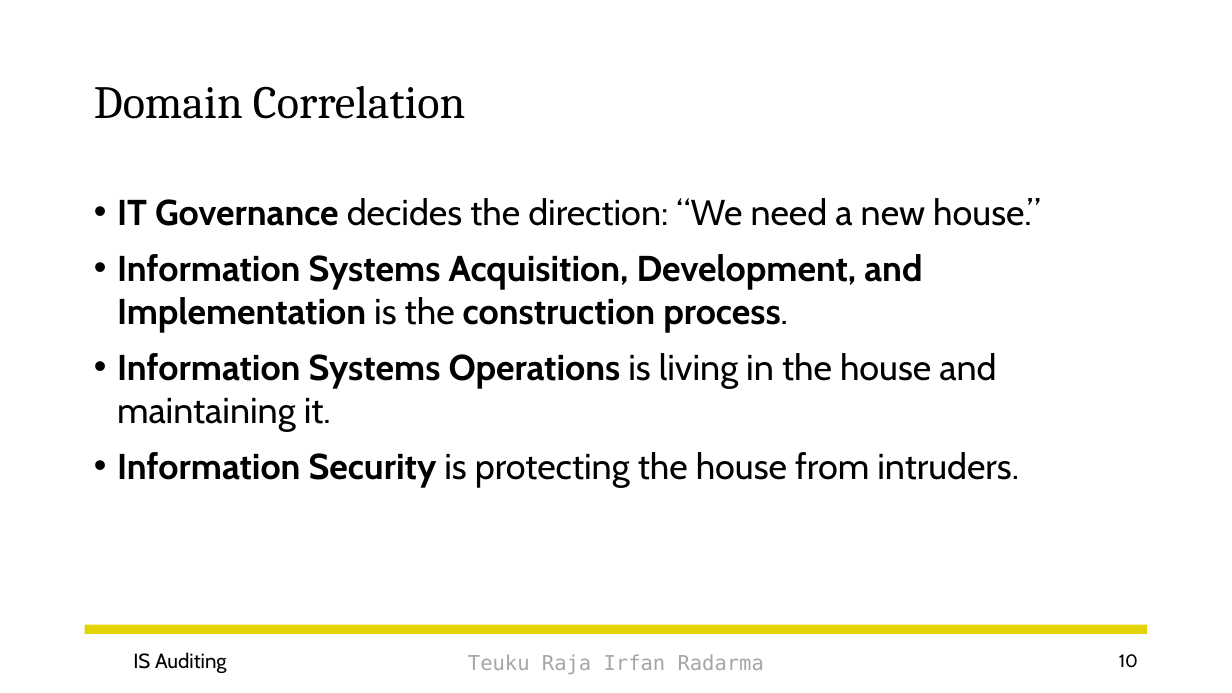
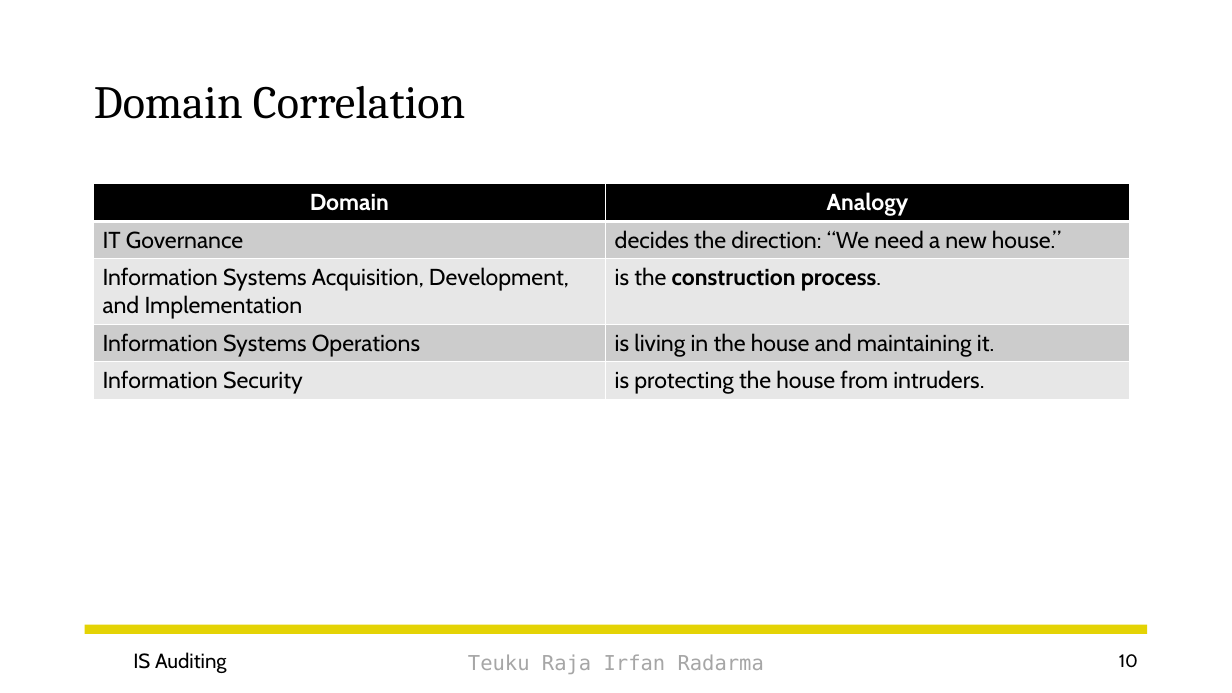
Before and after one commit to irfanradarma/Audit-SI, a slide deck: slide 10 of Slides/03 - IS Acquisition.pptx. Drawn at 1232x693 pixels with LibreOffice and Linux fonts; fonts in the diff are those of the drawing; background and template pictures are left out. Boxes give left, top, right and bottom in pixels: in the first picture for what was removed or moved away, otherwise in the second. Text is boxed around its words. In the diff, an @@ line names an element or a change of style, - is before the commit and + after.

```diff
--- a/Slides/03 - IS Acquisition.pptx
+++ b/Slides/03 - IS Acquisition.pptx
@@ table added at (93,184,1129,398), 5 rows, 2 columns @@
+Domain | Analogy
+IT Governance | decides the direction: “We need a new house.”
+Information Systems Acquisition, Development, and Implementation | is the construction process.
+Information Systems Operations | is living in the house and maintaining it.
+Information Security | is protecting the house from intruders.
@@ text removed at (117,198,1040,488) @@
-• IT Governance decides the direction: “We need a new house.”
-• Information Systems Acquisition, Development, and Implementation is the construction process.
-• Information Systems Operations is living in the house and maintaining it.
-• Information Security is protecting the house from intruders.
```
Also in this commit, not shown: 3 other slides changed, 15 slides added, 50 slides removed, 2 other files.
